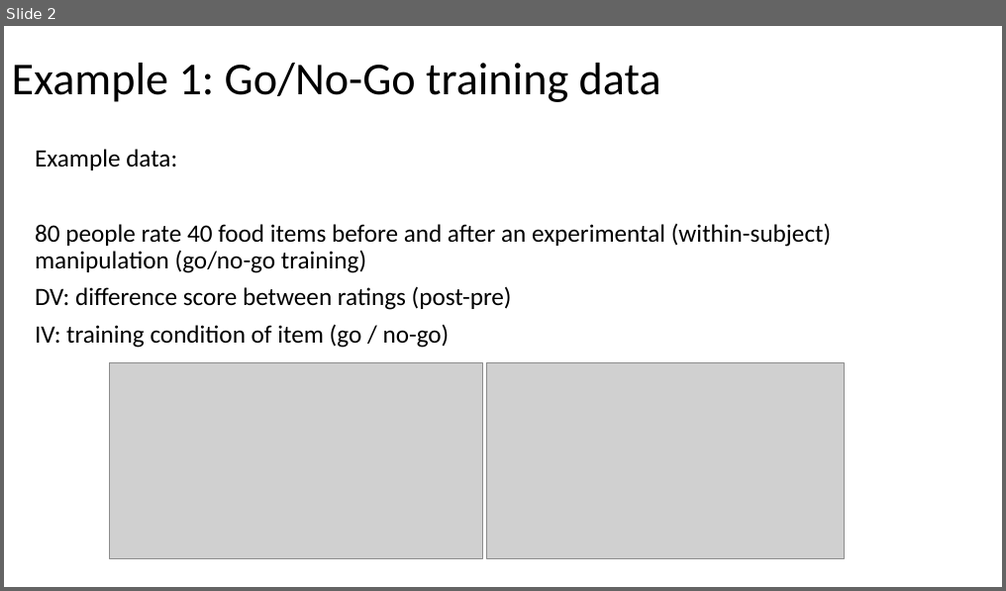
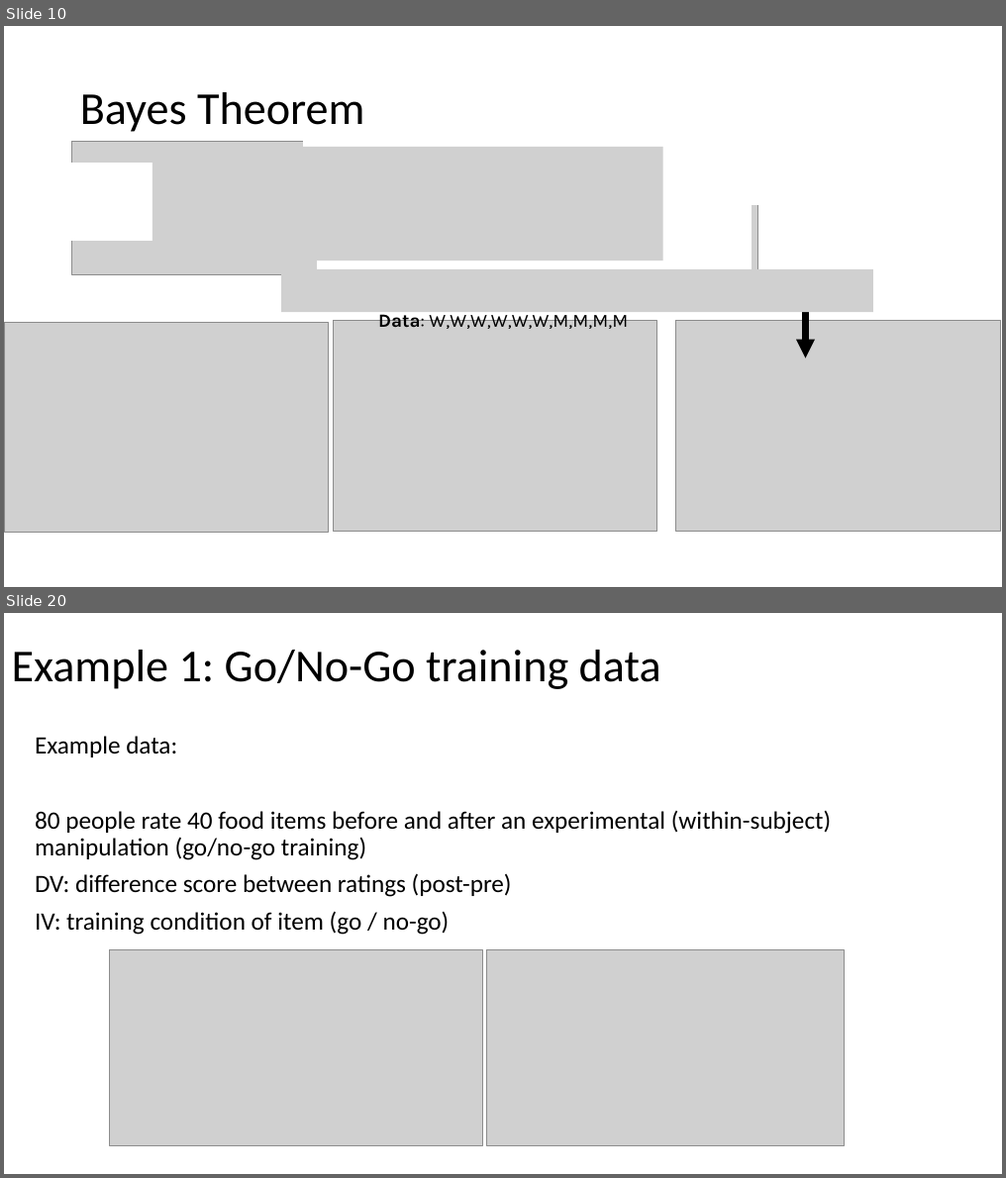
Before and after one commit to julianquandt/M3-brms-intro, a slide deck: intro_to_brms.pptx. Shown one above the other, each under a label of ours: slide 2 before the commit, slides 10 and 20 after it; the slides between them are not shown. The pictures are 1006x591 and 1006x1178 pixels, drawn with LibreOffice and Linux fonts; fonts in the diff are those of the drawing; grey boxes stand for pictures. Boxes give left, top, right and bottom in pixels: in the first picture for what was removed or moved away, otherwise in the second. Text is boxed around its words. In the diff, an @@ line names an element or a change of style, - is before the commit and + after.

```diff
--- a/intro_to_brms.pptx
+++ b/intro_to_brms.pptx
@@ slide 10 added at (4, 26, 1002, 587), background #FFFFFF @@
@@ title added at (80, 92, 364, 132), 44 pt, text #000000 @@
+Bayes Theorem
@@ picture added at (71, 141, 757, 274) @@
@@ rectangle added at (303, 132, 623, 210), fill #FFFFFF, outline #FFFFFF 1 pt @@
@@ rectangle added at (573, 138, 865, 205), fill #FFFFFF, outline #FFFFFF 1 pt @@
@@ rectangle added at (70, 163, 319, 241), fill #FFFFFF, outline #FFFFFF 1 pt @@
@@ picture added at (152, 147, 662, 261) @@
@@ rectangle added at (318, 202, 751, 280), fill #FFFFFF, outline #FFFFFF 1 pt @@
@@ picture added at (281, 270, 873, 312) @@
@@ picture added at (4, 322, 328, 533) @@
@@ picture added at (334, 321, 657, 531) @@
@@ text added at (378, 312, 628, 329), 18 pt, text #000000 @@
+Data: W,W,W,W,W,W,M,M,M,M
@@ picture added at (676, 320, 1000, 531) @@
@@ arrow added from (806, 312) to (806, 359), #000000 6 pt @@
@@ what was slide 2 is now slide 20 @@
```
Also in this commit, not shown: 3 slides changed, 17 other slides added, 1 other file.
